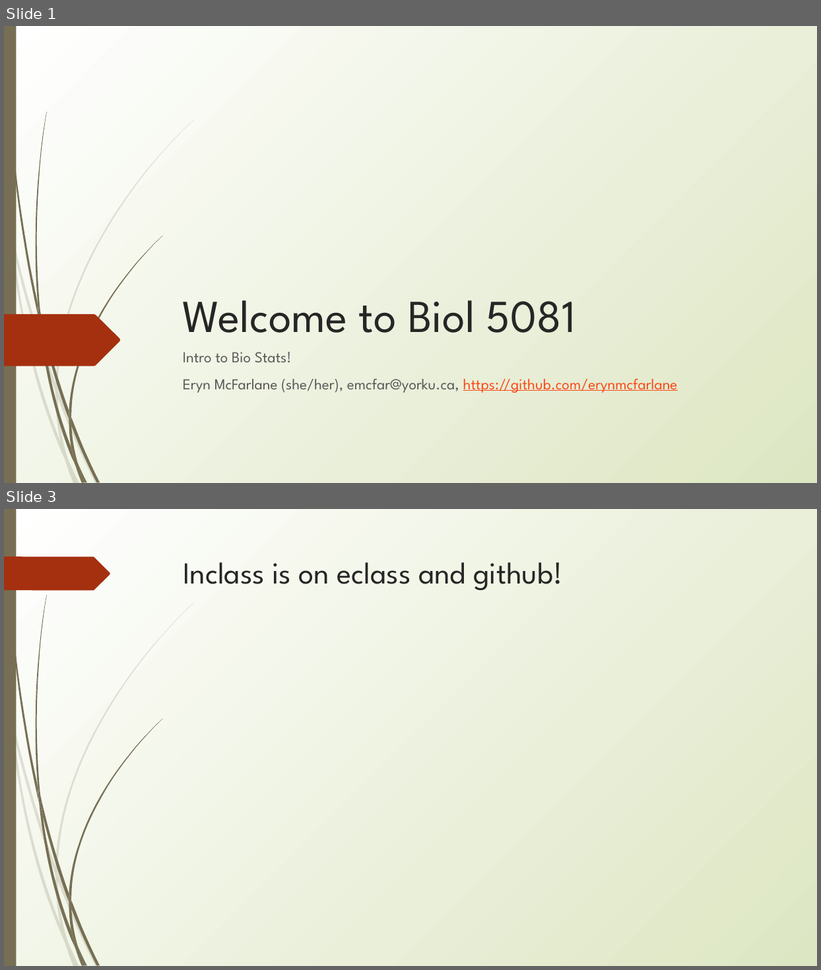
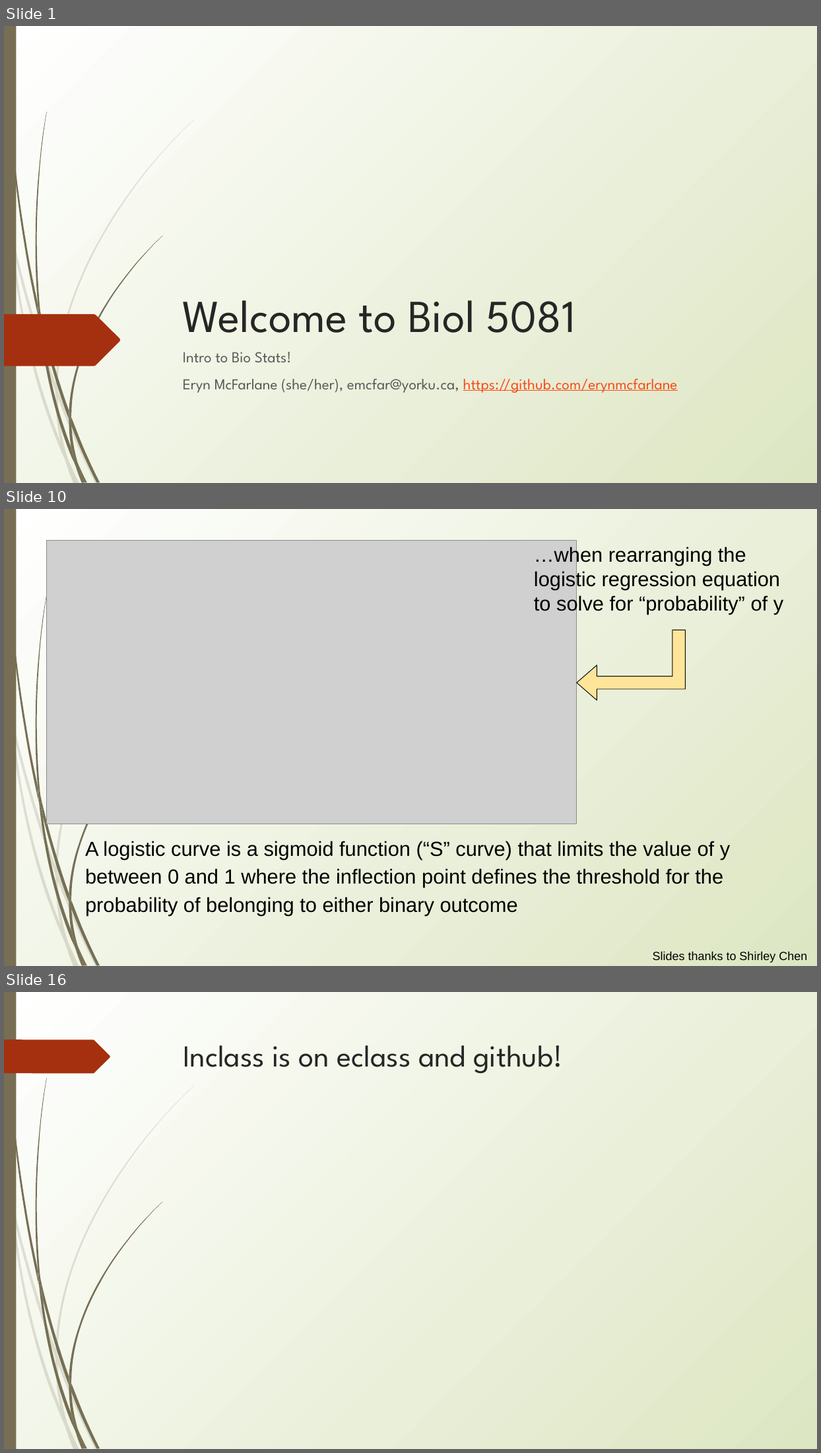
Before and after one commit to erynmcfarlane/GraduateStatsClass, a slide deck: Lecture5.pptx. Shown one above the other, each under a label of ours: slides 1 and 3 before the commit, slides 1, 10 and 16 after it; the slides between them are not shown. The pictures are 821x970 and 821x1453 pixels, drawn with LibreOffice and Linux fonts; fonts in the diff are those of the drawing; grey boxes stand for pictures. Boxes give left, top, right and bottom in pixels: in the first picture for what was removed or moved away, otherwise in the second. Text is boxed around its words. In the diff, an @@ line names an element or a change of style, - is before the commit and + after.

```diff
--- a/Lecture5.pptx
+++ b/Lecture5.pptx
@@ slide 10 added at [4,509,817,966], background gradient #FFFFFF to #DDE6C3; not listed: 23 template elements that a slide beside it also shows @@
@@ picture added at [47,540,577,824] @@
@@ text added at [534,545,783,614], 24 pt, text #000000 @@
+…when rearranging the logistic regression equation to solve for “probability” of y
@@ bent up arrow added at [576,630,685,700], fill #FFE599, outline #000000 0.75 pt @@
@@ text added at [85,841,730,916], 24 pt, text #000000 @@
+A logistic curve is a sigmoid function (“S” curve) that limits the value of y between 0 and 1 where the inflection point defines the threshold for the probability of belonging to either binary outcome
@@ text added at [653,952,807,963], 14 pt, text #000000 @@
+Slides thanks to Shirley Chen
@@ what was slide 3 is now slide 16 @@
```
Also in this commit, not shown: 1 slide changed, 19 other slides added.
